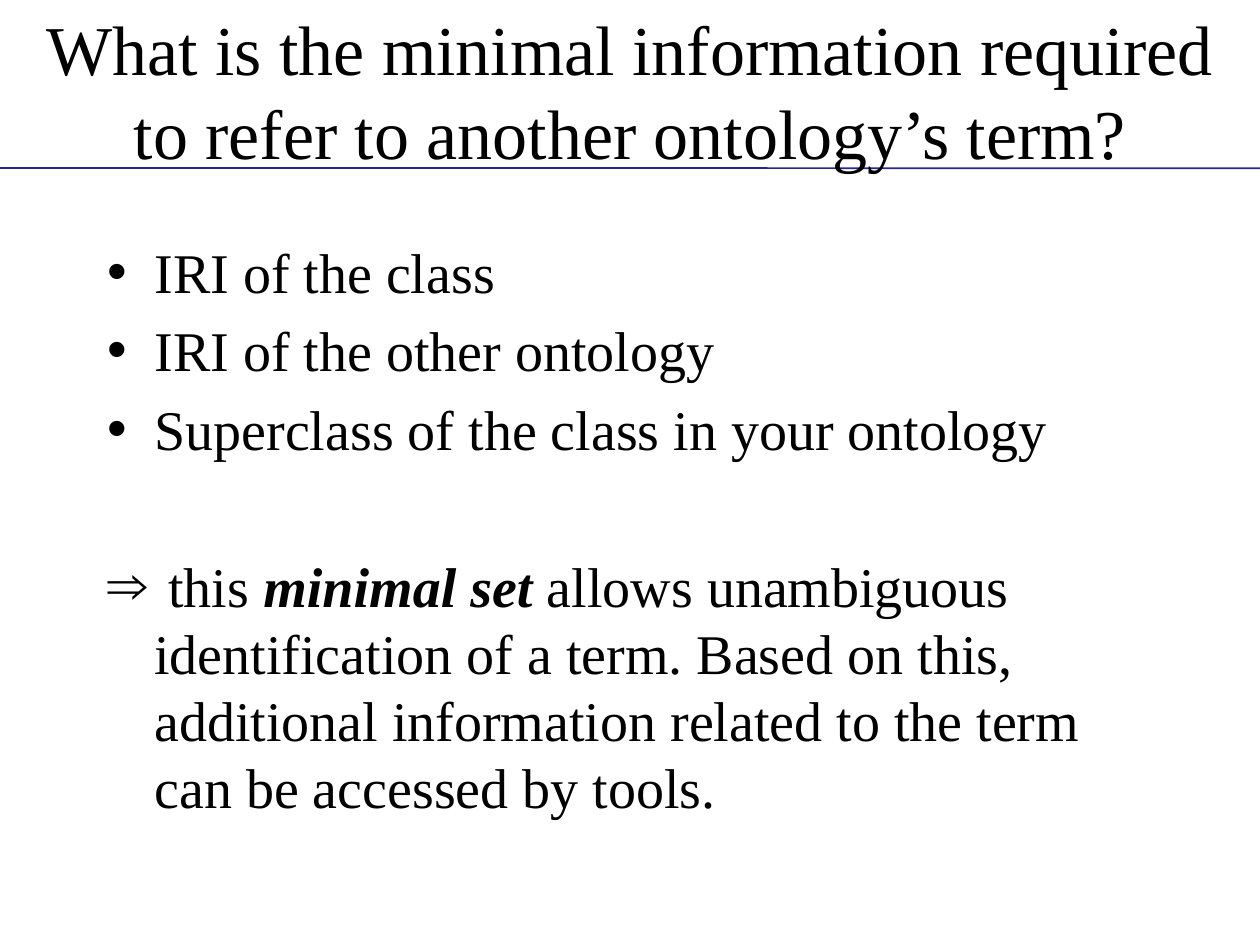
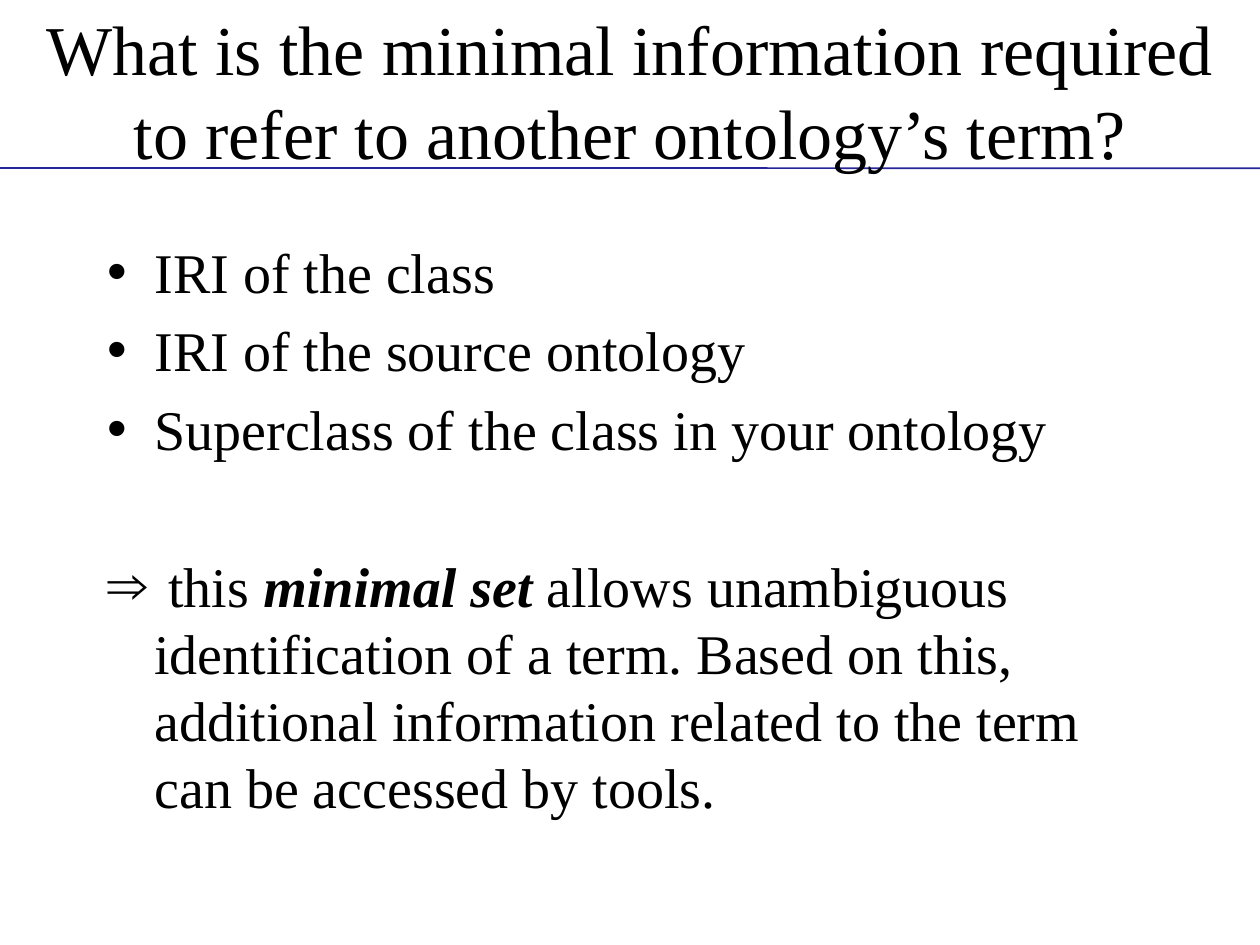
Before and after one commit to obi-ontology/obi-legacy-svn, a slide deck: slide 4 of trunk/docs/presentations/OBI tutorial July 2011 ICBO/MIREOT-View.pptx. Drawn at 1260x945 pixels with LibreOffice and Linux fonts; fonts in the diff are those of the drawing; background and template pictures are left out. Boxes give left, top, right and bottom in pixels: in the first picture for what was removed or moved away, otherwise in the second. Text is boxed around its words. In the diff, an @@ line names an element or a change of style, - is before the commit and + after.

```diff
--- a/trunk/docs/presentations/OBI tutorial July 2011 ICBO/MIREOT-View.pptx
+++ b/trunk/docs/presentations/OBI tutorial July 2011 ICBO/MIREOT-View.pptx
@@ text at [154,331,745,382]: text changed @@
-• IRI of the other ontology
+• IRI of the source ontology
```
Also in this commit, not shown: 3 other slides changed.
